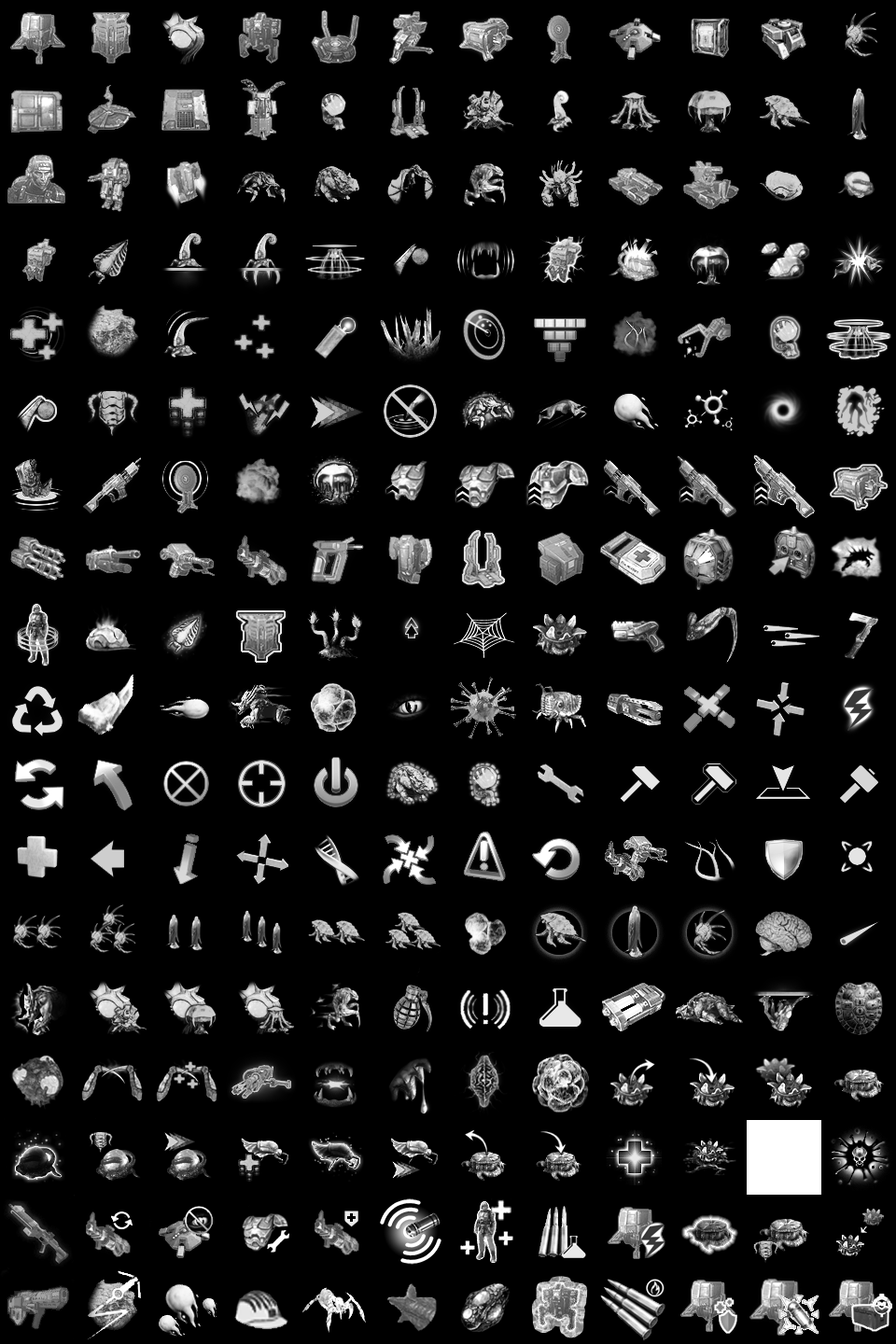
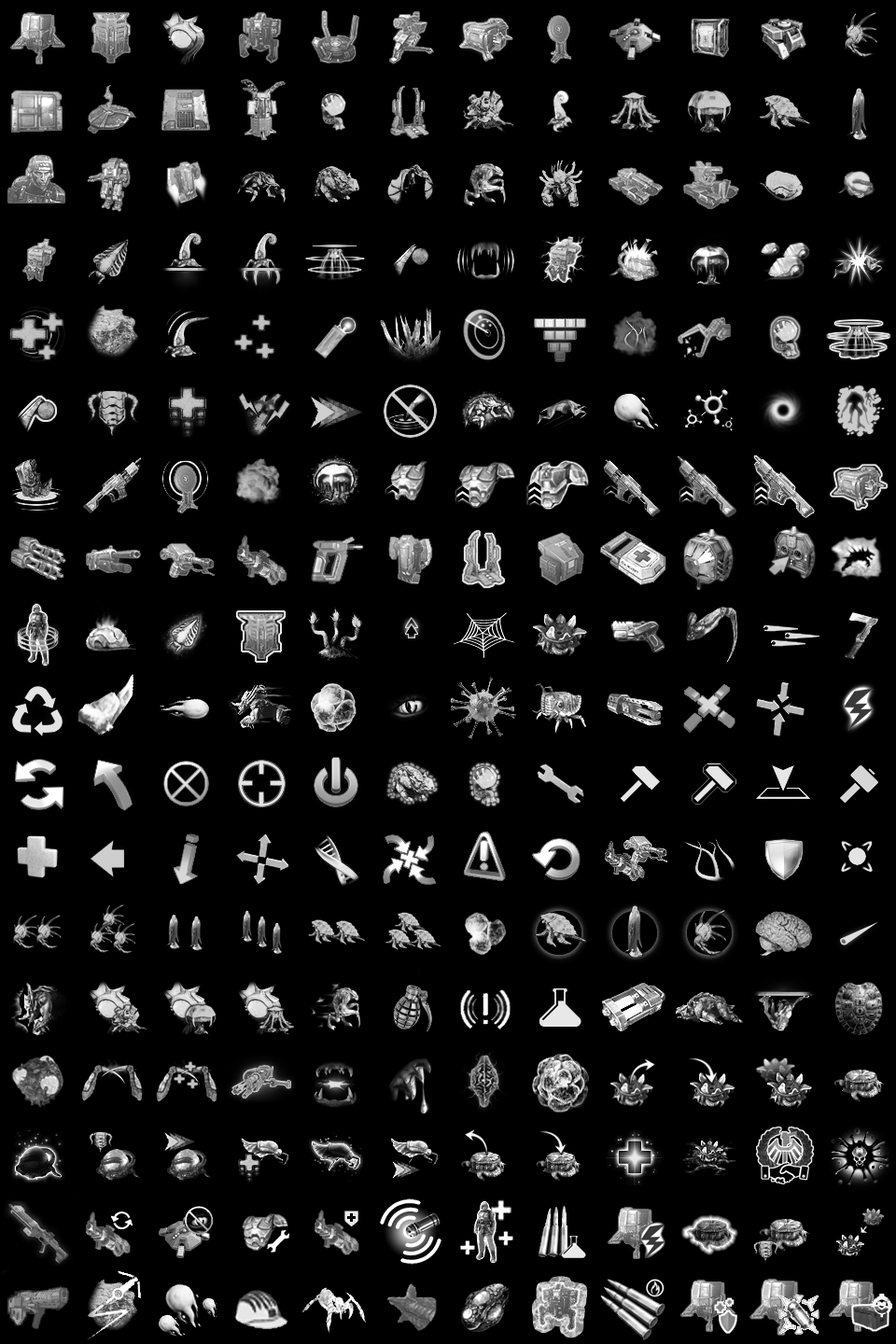
Before/after of a (896, 1344) layered artwork. What changed in the layer stack:
painted on "图层 0" over [746, 1119, 822, 1195]
